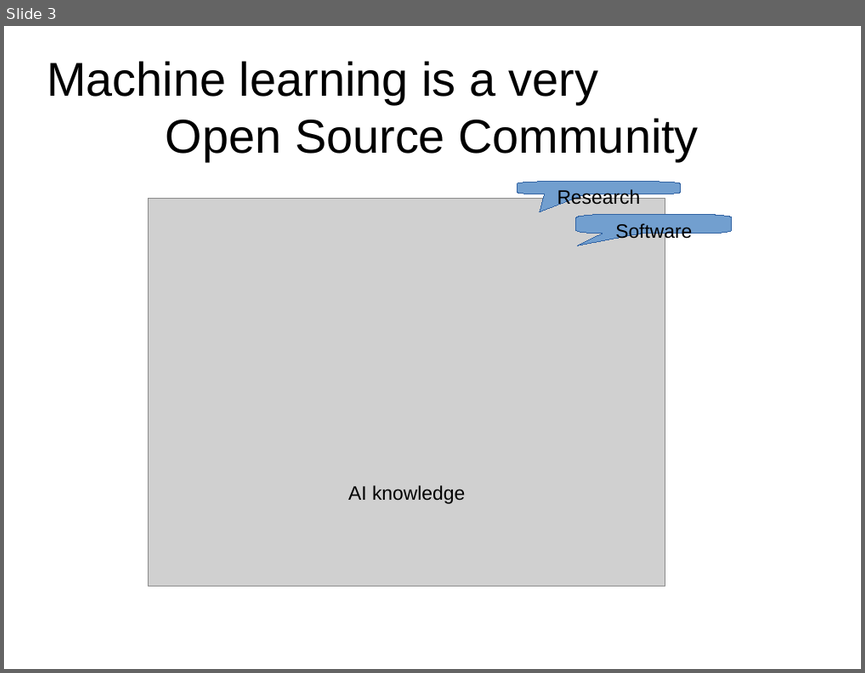
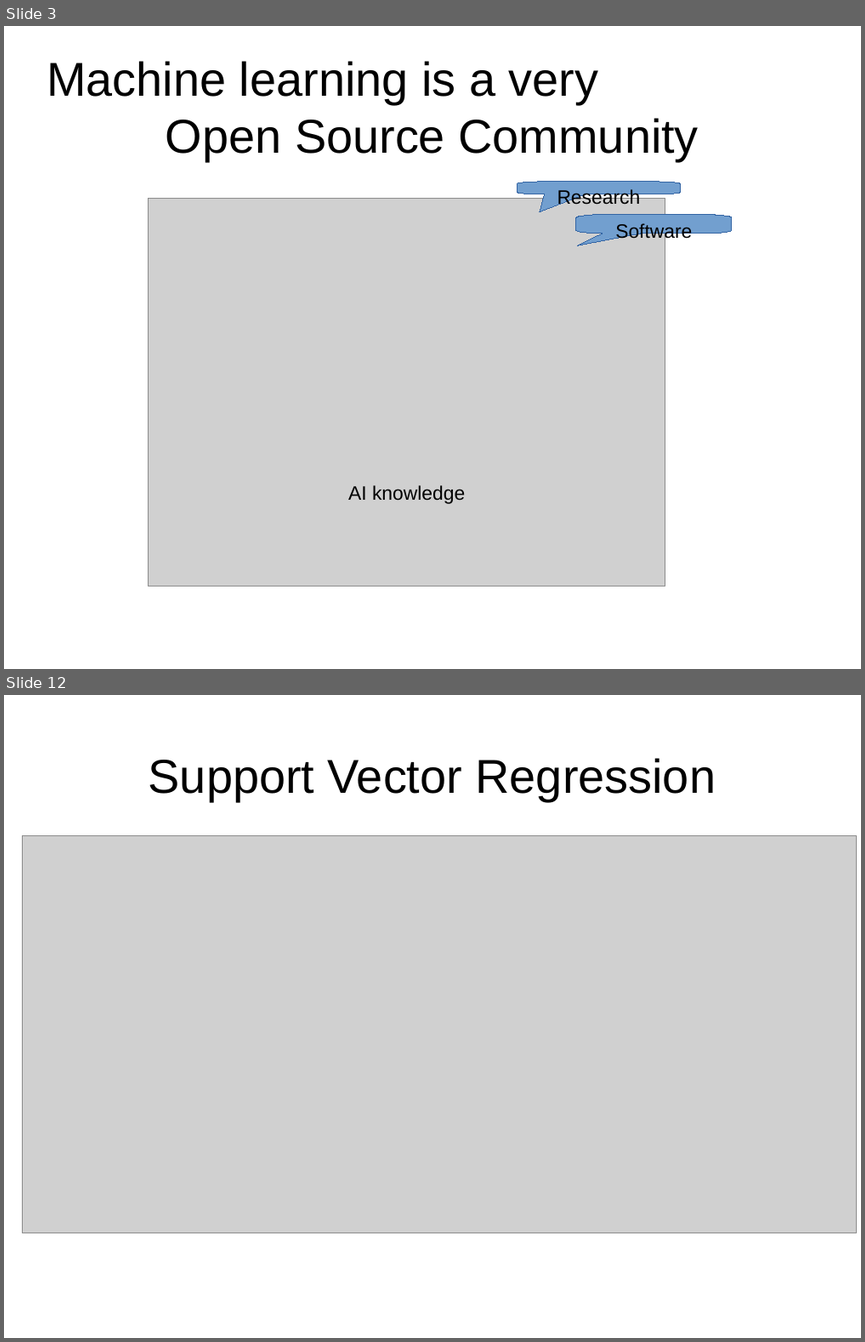
Before and after one commit to tanmoyAtb/data_models, a slide deck: models.pptx. Shown one above the other, each under a label of ours: slide 3 before the commit, slides 3 and 12 after it; the slides between them are not shown. The pictures are 865x673 and 865x1342 pixels, drawn with LibreOffice and Linux fonts; fonts in the diff are those of the drawing; grey boxes stand for pictures. Boxes give left, top, right and bottom in pixels: in the first picture for what was removed or moved away, otherwise in the second. Text is boxed around its words. In the diff, an @@ line names an element or a change of style, - is before the commit and + after.

```diff
--- a/models.pptx
+++ b/models.pptx
@@ slide 12 added at (4, 695, 861, 1338), background #FFFFFF @@
@@ text added at (148, 758, 716, 801), 44 pt, text #000000 @@
+Support Vector Regression
@@ picture added at (23, 836, 857, 1233) @@
```
Also in this commit, not shown: 14 other slides added, 1 slide removed, 4 other files.
